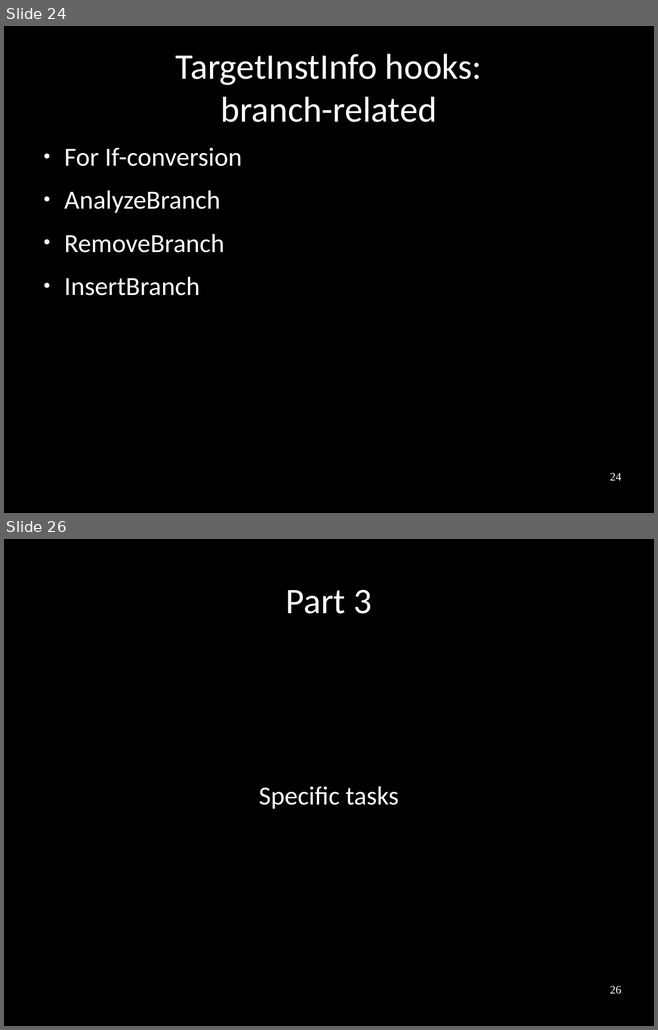
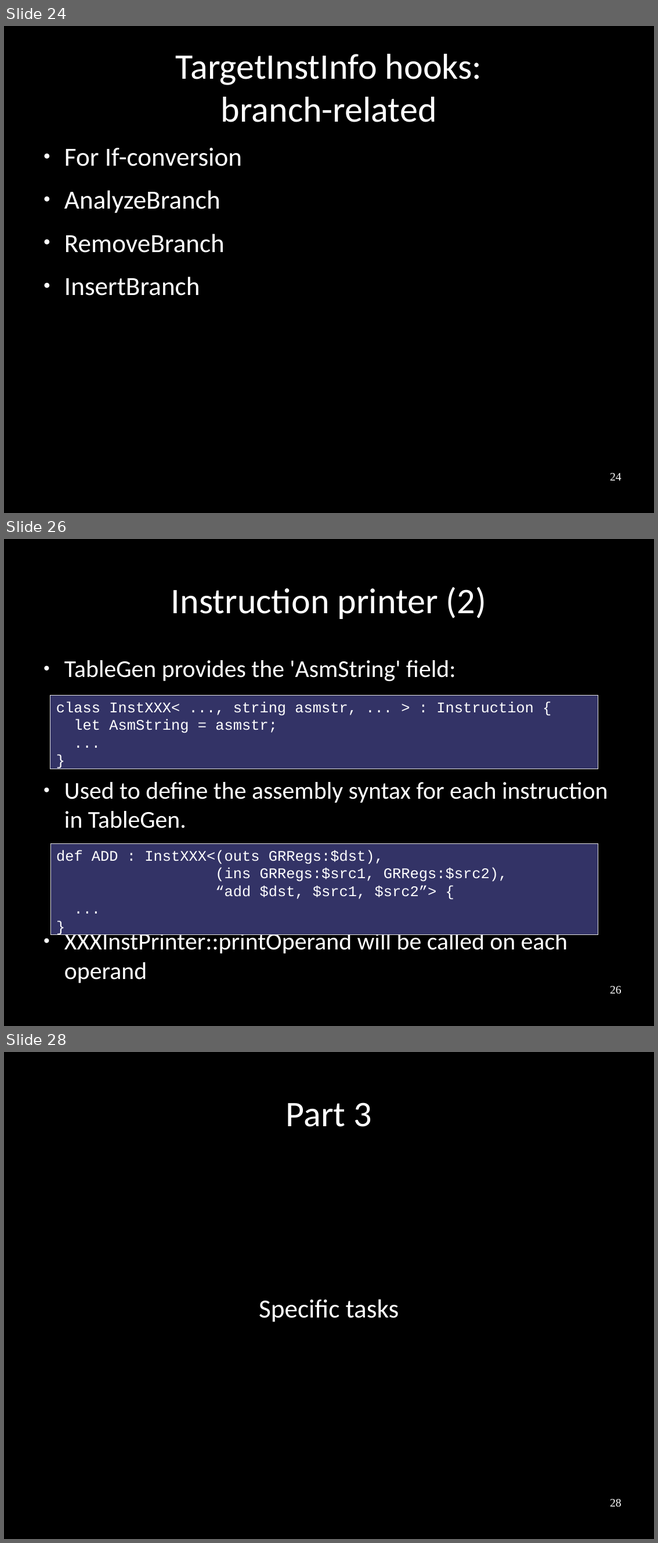
Before and after one commit to frasercrmck/llvm-leg, a slide deck: docs/Codeplay/Slides.odp. Shown one above the other, each under a label of ours: slides 24 and 26 before the commit, slides 24, 26 and 28 after it; the slides between them are not shown. The pictures are 658x1030 and 658x1543 pixels, drawn with LibreOffice and Linux fonts; fonts in the diff are those of the drawing. Boxes give left, top, right and bottom in pixels: in the first picture for what was removed or moved away, otherwise in the second. Text is boxed around its words. In the diff, an @@ line names an element or a change of style, - is before the commit and + after.

```diff
--- a/docs/Codeplay/Slides.odp
+++ b/docs/Codeplay/Slides.odp
@@ slide 26 added at [4,539,654,1026], background #000000 @@
@@ title added at [171,587,486,619], 44 pt, text #FFFFFF @@
+Instruction printer (2)
@@ text added at [64,660,608,983], 29.6 pt, text #FFFFFF @@
+● TableGen provides the 'AsmString' field:
+● Used to define the assembly syntax for each instruction in TableGen.
+● XXXInstPrinter::printOperand will be called on each operand
@@ rectangle added at [50,695,598,769], fill #333366, outline #E6E6E6 0 pt, 18 pt, text #FFFFFF @@
+class InstXXX< ..., string asmstr, ... > : Instruction {
+let AsmString = asmstr;
+...
+}
@@ rectangle added at [50,843,598,935], fill #333366, outline #E6E6E6 0 pt, 18 pt, text #FFFFFF @@
+def ADD : InstXXX<(outs GRRegs:$dst),
+(ins GRRegs:$src1, GRRegs:$src2),
+“add $dst, $src1, $src2”> {
+...
+}
@@ page number added at [610,986,621,994], 14 pt, text #FFFFFF @@
+26
@@ what was slide 26 is now slide 28 @@
@@ page number at [610,1499,621,1507]: text changed @@
-26
+28
```
Also in this commit, not shown: 4 slides changed, 9 other slides added.
